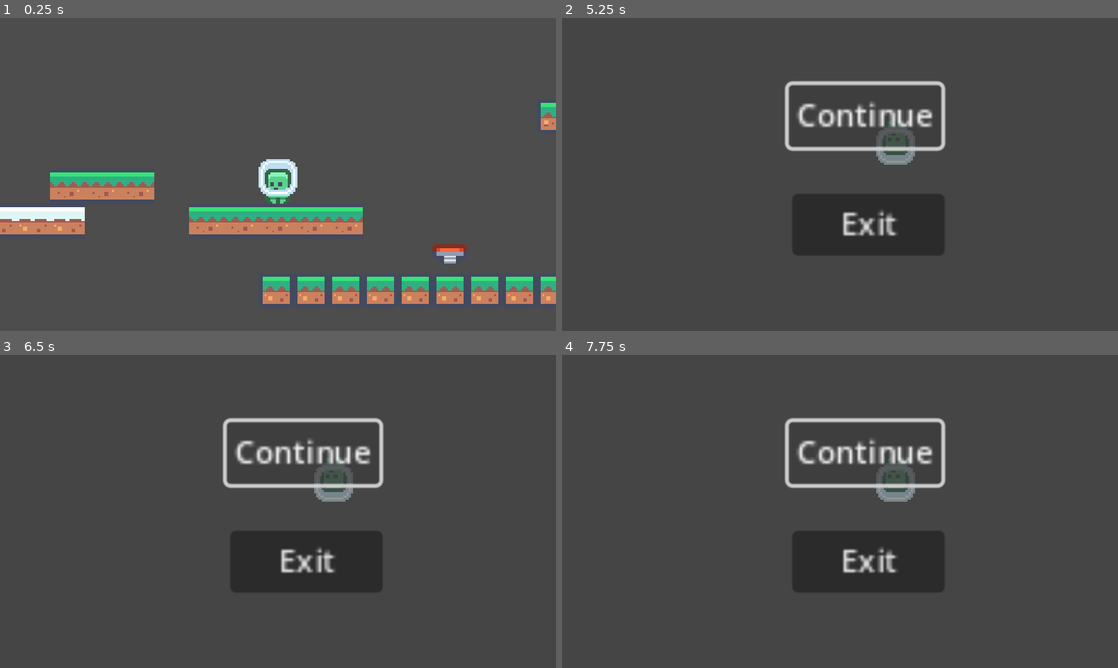
Above: before the commit, frames 1-4 (two rows, left to right).
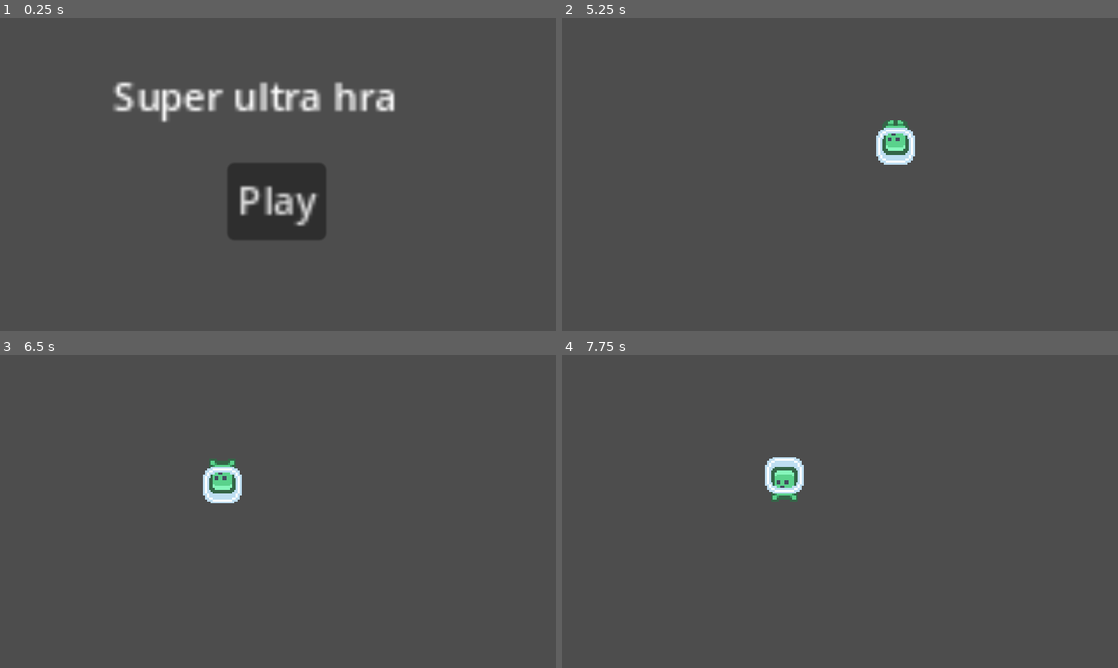
Above: after the commit, the same moments.

Repository: Kubulambula/godot-krouzek
Game: Godot game, scene res://scenes/main_menu.tscn
The game is run twice, just before and just after one commit, with the same random seed, the same clock (stepped at 60 frames per second) and the same inputs. Before the commit the project starts from res://scenes/test_level.tscn.
Inputs (mouse positions are in pixels of both pictures, inside the frame that each line leads up to):
- Up to frame 1 (0.25 s): no input
- Up to frame 2 (5.25 s): click (840, 202) at 0.5 s, where only the run after the commit has a clickable "Play"; tap Enter at 1.25, 3.5 s; hold Right (ui_right) 1.28-2.78 s; tap F (flip_gravity) at 1.35, 2.85, 4.35 s; tap Up (ui_up) at 1.52, 2.27, 3.77, 4.52 s; tap L (take_damage) at 2.1, 3.6 s; tap Space at 2.75, 4.25 s; hold Left (ui_left) 2.78-3.53 s; hold Right (ui_right) 3.53-5 s; tap Escape (pause) at 4.9 s; click (867, 115) at 5 s, where only the run after the commit has a clickable "Continue"
- Up to frame 3 (6.5 s): tap Enter at 5.75 s; hold Left (ui_left) from 5.78 s (still down); tap L (take_damage) at 5.85 s; tap Up (ui_up) at 6.02 s
- Up to frame 4 (7.75 s): tap Space at 6.5 s; release Left (ui_left) at 6.53 s; hold Right (ui_right) 6.53-7.28 s; tap F (flip_gravity) at 6.6 s; hold Left (ui_left) from 7.28 s (still down); tap L (take_damage) at 7.35 s; tap Up (ui_up) at 7.52 s

The runs differ from the first frame. In frame 1, 15% of the frame differs, in the area x 0-100%, y 20-92%; in frame 2, 7.8%; in frame 3, 8.2%; in frame 4, 8.2%.

Commit message:
Add files via upload

Diff:
--- a/charlesdarwin1st/jump_pad.gd
+++ b/charlesdarwin1st/jump_pad.gd
@@ -4,6 +4,7 @@
 func _on_area_2d_body_entered(body: Node2D) -> void:
 	body.jump_pad_bounce()
 	$StaticBody2D/AnimatedSprite2D.play("bounce")
+	$AudioStreamPlayer2D.play()
 
 
 func _on_animated_sprite_2d_animation_finished() -> void:
--- a/charlesdarwin1st/jump_pad.tscn
+++ b/charlesdarwin1st/jump_pad.tscn
@@ -1,7 +1,8 @@
-[gd_scene load_steps=8 format=3 uid="uid://4gx1o244m4s1"]
+[gd_scene load_steps=10 format=3 uid="uid://4gx1o244m4s1"]
 
 [ext_resource type="Script" path="res://jump_pad.gd" id="1_gl6b0"]
 [ext_resource type="Texture2D" uid="uid://dka36338lwfdr" path="res://assets/tilemap_packed.png" id="1_u1n1s"]
+[ext_resource type="AudioStream" uid="uid://cd0e6jxy1h08b" path="res://assets/qubodup-cfork-ccby3-jump.ogg" id="3_hsfff"]
 
 [sub_resource type="RectangleShape2D" id="RectangleShape2D_if24w"]
 size = Vector2(20, 7)
@@ -33,6 +34,13 @@
 "speed": 5.0
 }]
 
+[sub_resource type="AudioStreamInteractive" id="AudioStreamInteractive_bfkf0"]
+clip_count = 2
+clip_0/name = &""
+clip_0/auto_advance = 0
+clip_1/name = &""
+clip_1/auto_advance = 0
+
 [sub_resource type="RectangleShape2D" id="RectangleShape2D_45vkk"]
 size = Vector2(18, 4)
 
@@ -51,6 +59,9 @@
 animation = &"bounce"
 autoplay = "idle"
 
+[node name="AudioStreamPlayer" type="AudioStreamPlayer" parent="StaticBody2D"]
+stream = SubResource("AudioStreamInteractive_bfkf0")
+
 [node name="Area2D" type="Area2D" parent="."]
 collision_layer = 0
 collision_mask = 2
@@ -59,5 +70,8 @@
 position = Vector2(0, 1)
 shape = SubResource("RectangleShape2D_45vkk")
 
+[node name="AudioStreamPlayer2D" type="AudioStreamPlayer2D" parent="."]
+stream = ExtResource("3_hsfff")
+
 [connection signal="animation_finished" from="StaticBody2D/AnimatedSprite2D" to="." method="_on_animated_sprite_2d_animation_finished"]
 [connection signal="body_entered" from="Area2D" to="." method="_on_area_2d_body_entered"]
--- a/charlesdarwin1st/project.godot
+++ b/charlesdarwin1st/project.godot
@@ -11,14 +11,14 @@
 [application]
 
 config/name="CharlesDarwin1st"
-run/main_scene="res://scenes/test_level.tscn"
+run/main_scene="res://scenes/main_menu.tscn"
 config/features=PackedStringArray("4.3", "Forward Plus")
 config/icon="res://icon.svg"
 
 [autoload]
 
+Pause="*res://scenes/pause.gd"
 UI="*res://assets/ui.gd"
-Pause="*res://scenes/pause.gd"
 
 [display]
 
--- /dev/null
+++ b/charlesdarwin1st/scenes/main_menu.gd
@@ -0,0 +1,5 @@
+extends Node2D
+
+
+func _on_button_pressed() -> void:
+	get_tree().change_scene_to_file("res://scenes/test_level.tscn")
--- /dev/null
+++ b/charlesdarwin1st/scenes/main_menu.tscn
@@ -0,0 +1,29 @@
+[gd_scene load_steps=3 format=3 uid="uid://prv3v6ohrae8"]
+
+[ext_resource type="Script" path="res://scenes/main_menu.gd" id="1_c8qu5"]
+[ext_resource type="AudioStream" uid="uid://drbqtwch2uv15" path="res://assets/Fun Background.mp3" id="2_8idsp"]
+
+[node name="MainMenu" type="Node2D"]
+script = ExtResource("1_c8qu5")
+
+[node name="Button" type="Button" parent="."]
+offset_left = 471.0
+offset_top = 300.0
+offset_right = 512.0
+offset_bottom = 331.0
+scale = Vector2(5, 5)
+text = "Play"
+
+[node name="Label" type="Label" parent="."]
+offset_left = 234.0
+offset_top = 105.0
+offset_right = 374.0
+offset_bottom = 128.0
+scale = Vector2(5, 5)
+text = "Super ultra hra"
+
+[node name="AudioStreamPlayer" type="AudioStreamPlayer" parent="."]
+stream = ExtResource("2_8idsp")
+autoplay = true
+
+[connection signal="pressed" from="Button" to="." method="_on_button_pressed"]
--- a/charlesdarwin1st/scenes/pause.gd
+++ b/charlesdarwin1st/scenes/pause.gd
@@ -5,7 +5,7 @@
 
 
 func _ready() -> void:
-	pause_scene = load("res://assets/pause_menu.tscn").instantiate()
+	pause_scene = load("res://scenes/pause_menu.tscn").instantiate()
 	add_child(pause_scene)
 	pause_scene.unpause()
 
--- /dev/null
+++ b/charlesdarwin1st/scenes/pause_menu.gd
@@ -0,0 +1,23 @@
+extends CanvasLayer
+
+
+func pause():
+	get_tree().paused = true
+	visible = true
+
+
+func unpause():
+	get_tree().paused = false
+	visible = false
+
+
+func exit():
+	get_tree().quit()
+
+
+func _on_continue_button_pressed() -> void:
+	unpause()
+
+
+func _on_exit_button_pressed() -> void:
+	exit()
--- /dev/null
+++ b/charlesdarwin1st/scenes/pause_menu.tscn
@@ -0,0 +1,31 @@
+[gd_scene load_steps=2 format=3 uid="uid://baq8stixw8qal"]
+
+[ext_resource type="Script" path="res://scenes/pause_menu.gd" id="1_8lr7n"]
+
+[node name="CanvasLayer" type="CanvasLayer"]
+process_mode = 3
+script = ExtResource("1_8lr7n")
+
+[node name="ColorRect" type="ColorRect" parent="."]
+offset_right = 1177.0
+offset_bottom = 664.0
+color = Color(0.25098, 0.25098, 0.25098, 0.564706)
+
+[node name="ContinueButton" type="Button" parent="."]
+offset_left = 470.0
+offset_top = 139.0
+offset_right = 549.0
+offset_bottom = 170.0
+scale = Vector2(4, 4)
+text = "Continue"
+
+[node name="ExitButton" type="Button" parent="."]
+offset_left = 477.0
+offset_top = 364.0
+offset_right = 556.0
+offset_bottom = 395.0
+scale = Vector2(4, 4)
+text = "Exit"
+
+[connection signal="pressed" from="ContinueButton" to="." method="_on_continue_button_pressed"]
+[connection signal="pressed" from="ExitButton" to="." method="_on_exit_button_pressed"]
Not shown, added: charlesdarwin1st/assets/Fun Background.mp3.import
Not shown, added: charlesdarwin1st/assets/qubodup-cfork-ccby3-jump.ogg.import
Not shown, added: charlesdarwin1st/assets/Fun Background.mp3
Not shown, added: charlesdarwin1st/assets/qubodup-cfork-ccby3-jump.ogg
